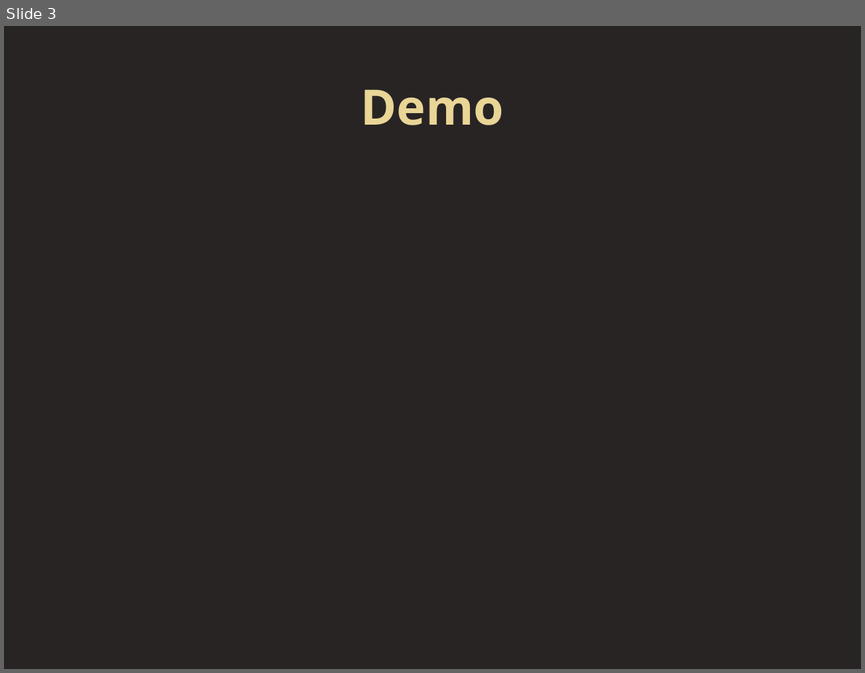
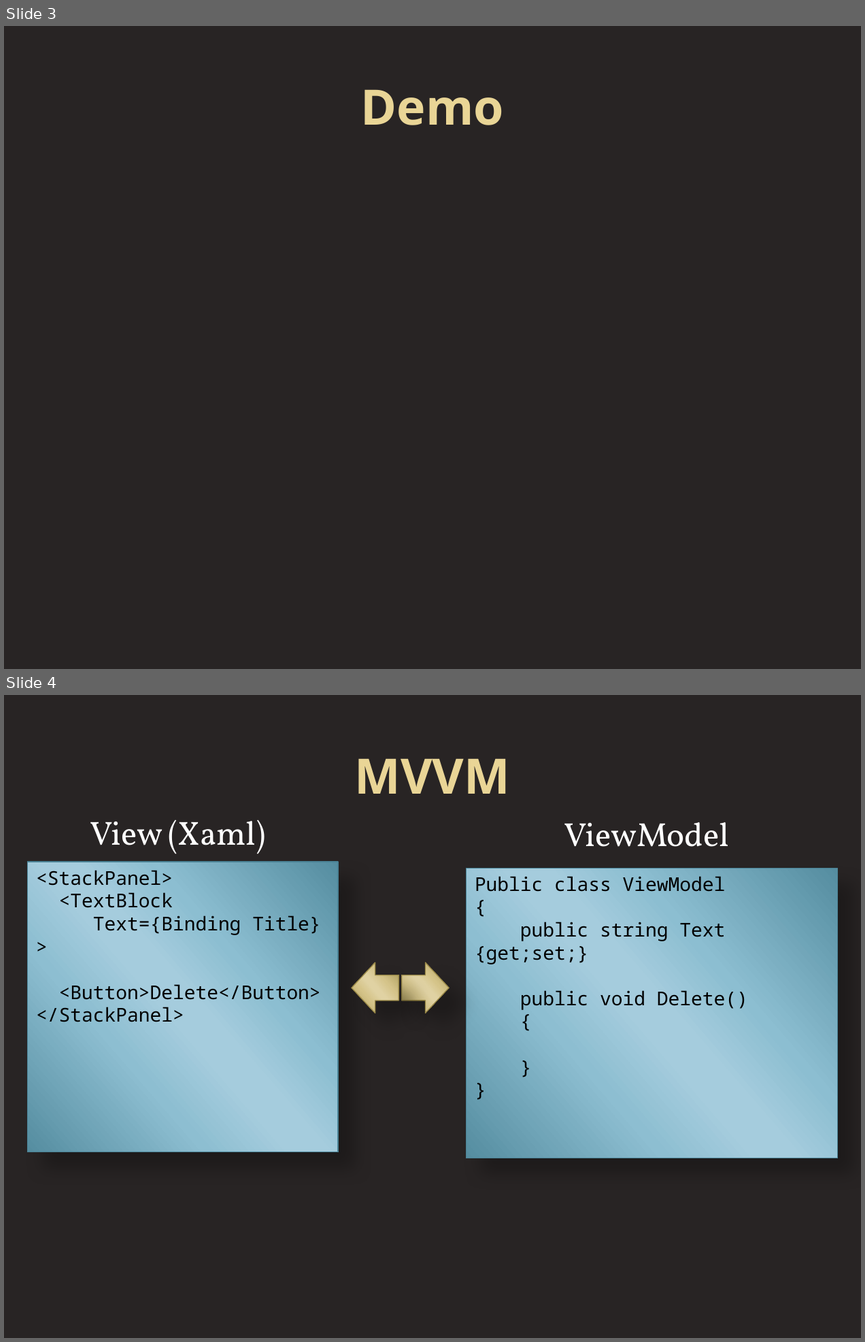
Before and after one commit to torkelo/pimpmycode, a slide deck: docs/convention_over_configuration.pptx. Shown one above the other, each under a label of ours: slide 3 before the commit, slides 3 and 4 after it. The pictures are 865x673 and 865x1342 pixels, drawn with LibreOffice and Linux fonts; fonts in the diff are those of the drawing. Boxes give left, top, right and bottom in pixels: in the first picture for what was removed or moved away, otherwise in the second. Text is boxed around its words. In the diff, an @@ line names an element or a change of style, - is before the commit and + after.

```diff
--- a/docs/convention_over_configuration.pptx
+++ b/docs/convention_over_configuration.pptx
@@ slide 4 added at <box>4,695,861,1338</box>, background #282424 @@
@@ title added at <box>355,758,510,794</box>, 41 pt, text gradient #EAD696 to #E7D081, bold @@
+MVVM
@@ text added at <box>90,819,266,854</box>, 28 pt, text #FFFFFF @@
+View (Xaml)
@@ text added at <box>564,822,730,847</box>, 28 pt, text #FFFFFF @@
+ViewModel
@@ rectangle added at <box>28,862,338,1153</box>, fill gradient #568EA1 to #8CBED1 to #A6CDDD to #8DBFD2, outline #4A8296 0.75 pt, 16 pt, text #000000 @@
+<StackPanel>
+<TextBlock
+Text={Binding Title}>
+<Button>Delete</Button>
+</StackPanel>
@@ rectangle added at <box>466,868,837,1159</box>, fill gradient #568EA1 to #8CBED1 to #A6CDDD to #8DBFD2, outline #4A8296 0.75 pt, 16 pt, text #000000 @@
+Public class ViewModel
+{
+public string Text {get;set;}
+public void Delete()
+{
+}
+}
@@ right arrow added at <box>352,962,399,1013</box>, fill gradient #A59452 to #D5C489 to #E1D2A3 to #D6C58A, outline #998946 0.75 pt @@
@@ right arrow added at <box>402,962,449,1013</box>, fill gradient #A59452 to #D5C489 to #E1D2A3 to #D6C58A, outline #998946 0.75 pt @@
```
Also in this commit, not shown: 2 slides changed, 11 other files.
